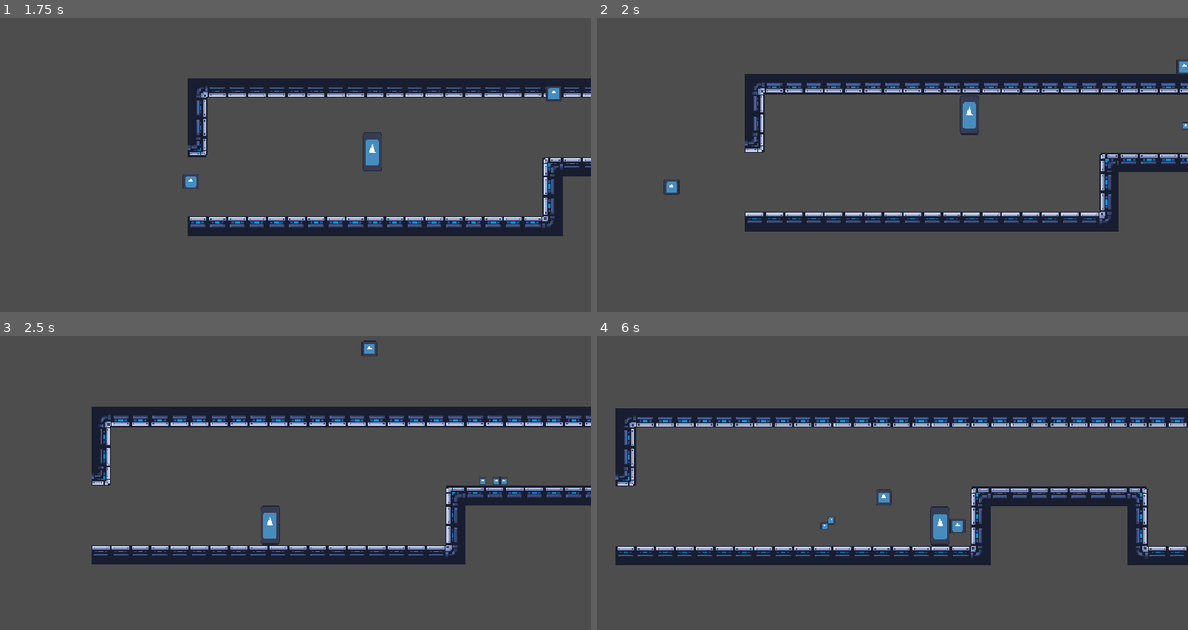
Above: before the commit, frames 1-4 (two rows, left to right).
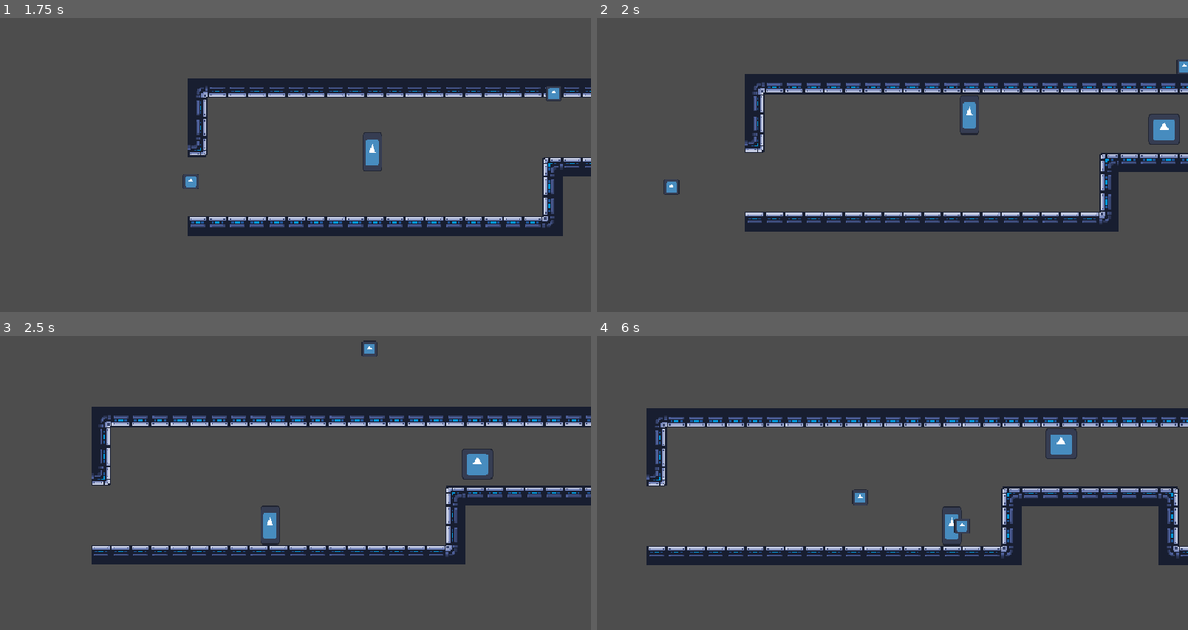
Above: after the commit, the same moments.

Repository: ygda-org/revolver
Game: Godot game, scene res://main/main.tscn
The game is run twice, just before and just after one commit, with the same random seed, the same clock (stepped at 60 frames per second) and the same inputs. The engine's default icon, where the game draws it, is replaced by a stand-in: a white triangle on a blue panel in a dark square.
Inputs (mouse positions are in pixels of both pictures, inside the frame that each line leads up to):
- Up to frame 1 (1.75 s): tap Enter (ui_accept) at 0.5 s; move the mouse to (425, 156) at 0.52 s; hold D (right) from 0.53 s (still down); click (425, 156) at 0.6 s; tap Space (jump) at 0.77, 1.52 s; move the mouse to (177, 191) at 1.27 s; click (177, 191) at 1.35 s
- Up to frame 2 (2 s): keep holding D (right)
- Up to frame 3 (2.5 s): move the mouse to (354, 418) at 2.02 s; release D (right) at 2.03 s; hold A (left) from 2.03 s (still down); click (354, 418) at 2.1 s
- Up to frame 4 (6 s): move the mouse to (862, 556) at 2.77 s; release A (left) at 2.78 s; hold D (right) 2.78-4.28 s; click (862, 556) at 2.85 s; tap Space (jump) at 3.02, 3.77, 4.52 s; move the mouse to (1069, 541) at 3.52 s; click (1069, 541) at 3.6 s; move the mouse to (715, 441) at 4.27 s; hold A (left) 4.28-5.03 s; click (715, 441) at 4.35 s; move the mouse to (922, 491) at 5.02 s; hold D (right) 5.03-5.78 s; click (922, 491) at 5.1 s; move the mouse to (803, 409) at 5.77 s; hold A (left) from 5.78 s (still down); click (803, 409) at 5.85 s

Frame 1 is identical in both runs. In frame 2, 0.3% of the frame differs, in the area x 93-100%, y 32-44%; in frame 3, 0.4%; in frame 4, 9.0%, in the area x 3-100%, y 24-78%.

Commit message:
I made a primal aspid
The players will love us!

Diff:
--- a/assets/tileset.tres
+++ b/assets/tileset.tres
@@ -25,5 +25,5 @@
 2:2/0/physics_layer_0/polygon_0/points = PackedVector2Array(-8, -8, 8, -8, 8, 8, -8, 8)
 
 [resource]
-physics_layer_0/collision_layer = 11
+physics_layer_0/collision_layer = 27
 sources/1 = SubResource("TileSetAtlasSource_ylah7")
--- /dev/null
+++ b/enemies/trishot/shot.gd
@@ -0,0 +1,18 @@
+extends Area2D
+
+const DAMAGE = 10
+const SPEED = 55
+
+var direction: Vector2
+
+func _process(delta):
+	position += direction * SPEED * delta
+
+func _on_body_entered(body):
+	if body is Player:
+		body.hit(DAMAGE)
+	call_deferred("queue_free")
+
+
+func _on_visible_on_screen_notifier_2d_screen_exited():
+	queue_free()
--- /dev/null
+++ b/enemies/trishot/shot.tscn
@@ -0,0 +1,24 @@
+[gd_scene format=3 uid="uid://cidxef737ydfs"]
+
+[ext_resource type="Script" uid="uid://bgwkcmqw8xd37" path="res://enemies/trishot/shot.gd" id="1_3rqhh"]
+[ext_resource type="Texture2D" uid="uid://dlbb2kg1nkspe" path="res://assets/icon.svg" id="1_cajmt"]
+
+[sub_resource type="CircleShape2D" id="CircleShape2D_5kg8m"]
+radius = 5.0
+
+[node name="Shot" type="Area2D" unique_id=1647453385]
+collision_layer = 0
+collision_mask = 20
+script = ExtResource("1_3rqhh")
+
+[node name="Sprite2D" type="Sprite2D" parent="." unique_id=442947805]
+scale = Vector2(0.08, 0.08)
+texture = ExtResource("1_cajmt")
+
+[node name="CollisionShape2D" type="CollisionShape2D" parent="." unique_id=2131778264]
+shape = SubResource("CircleShape2D_5kg8m")
+
+[node name="VisibleOnScreenNotifier2D" type="VisibleOnScreenNotifier2D" parent="." unique_id=2042549042]
+
+[connection signal="body_entered" from="." to="." method="_on_body_entered"]
+[connection signal="screen_exited" from="VisibleOnScreenNotifier2D" to="." method="_on_visible_on_screen_notifier_2d_screen_exited"]
--- /dev/null
+++ b/enemies/trishot/trishot.gd
@@ -0,0 +1,35 @@
+extends CharacterBody2D
+
+const SHOT = preload("uid://cidxef737ydfs")
+
+const SPEED = 60
+const ACCELERATION = 80
+
+const DETECTION_RANGE = 300
+const DESIRED_DISTANCE = 150
+
+func _physics_process(delta):
+	var dist: float = global_position.distance_to(GameState.player.global_position)
+	if dist < DETECTION_RANGE:
+		# fighting
+		if $ShotTimer.is_stopped():
+			$ShotTimer.start()
+		var direction: Vector2 = global_position.direction_to(GameState.player.global_position)
+		if dist > DESIRED_DISTANCE:
+			velocity = velocity.move_toward(direction*SPEED, ACCELERATION*delta)
+		else:
+			velocity = velocity.move_toward(-direction*SPEED, ACCELERATION*delta)
+	else:
+		# wandering
+		velocity = velocity.move_toward(Vector2.ZERO, ACCELERATION*delta)
+	move_and_slide()
+
+func _on_shot_timer_timeout():
+	if global_position.distance_to(GameState.player.global_position) > DETECTION_RANGE:
+		return
+	var shots = [SHOT.instantiate(),SHOT.instantiate(),SHOT.instantiate()]
+	for i in range(3):
+		shots[i].direction = global_position.direction_to(GameState.player.global_position)
+		shots[i].direction = shots[i].direction.rotated((PI/6)*(i-1))
+		shots[i].global_position = global_position
+		get_parent().add_child(shots[i])
--- /dev/null
+++ b/enemies/trishot/trishot.tscn
@@ -0,0 +1,27 @@
+[gd_scene format=3 uid="uid://bjxissut13r5b"]
+
+[ext_resource type="Script" uid="uid://c6va2crrhqppx" path="res://enemies/trishot/trishot.gd" id="1_x23fc"]
+[ext_resource type="Texture2D" uid="uid://dlbb2kg1nkspe" path="res://assets/icon.svg" id="2_3v7li"]
+[ext_resource type="PackedScene" uid="uid://d3jnp7vef3gti" path="res://enemies/enemy_component.tscn" id="3_gicyq"]
+
+[sub_resource type="CircleShape2D" id="CircleShape2D_3v7li"]
+radius = 13.038404
+
+[node name="Trishot" type="CharacterBody2D" unique_id=884423335]
+collision_layer = 3
+script = ExtResource("1_x23fc")
+
+[node name="Sprite2D" type="Sprite2D" parent="." unique_id=47451947]
+scale = Vector2(0.2, 0.2)
+texture = ExtResource("2_3v7li")
+
+[node name="CollisionShape2D" type="CollisionShape2D" parent="." unique_id=1446767536]
+shape = SubResource("CircleShape2D_3v7li")
+
+[node name="EnemyComponent" parent="." unique_id=920270805 instance=ExtResource("3_gicyq")]
+
+[node name="ShotTimer" type="Timer" parent="." unique_id=1129894387]
+wait_time = 3.0
+one_shot = true
+
+[connection signal="timeout" from="ShotTimer" to="." method="_on_shot_timer_timeout"]
--- a/main/main.tscn
+++ b/main/main.tscn
@@ -2,14 +2,14 @@
 
 [ext_resource type="PackedScene" uid="uid://dhebim0i23kwq" path="res://player/player.tscn" id="2_pjrb6"]
 [ext_resource type="PackedScene" uid="uid://dnoe8amuqmu6q" path="res://levels/tunnel.tscn" id="3_c651c"]
-[ext_resource type="PackedScene" uid="uid://1qekgha414yp" path="res://enemies/swarm/swarm_spawner.tscn" id="3_xwkvk"]
+[ext_resource type="PackedScene" uid="uid://bjxissut13r5b" path="res://enemies/trishot/trishot.tscn" id="3_xwkvk"]
 
 [node name="Main" type="Node2D" unique_id=1213057778]
 
 [node name="Player" parent="." unique_id=1304598780 instance=ExtResource("2_pjrb6")]
 position = Vector2(21, 73)
 
-[node name="SwarmSpawner" parent="." unique_id=1544831295 instance=ExtResource("3_xwkvk")]
-position = Vector2(370, 49)
+[node name="Tunnel" parent="." unique_id=188045053 instance=ExtResource("3_c651c")]
 
-[node name="Tunnel" parent="." unique_id=188045053 instance=ExtResource("3_c651c")]
+[node name="Trishot" parent="." unique_id=884423335 instance=ExtResource("3_xwkvk")]
+position = Vector2(369, 43)
--- a/player/player.gd
+++ b/player/player.gd
@@ -68,3 +68,6 @@
 			$RecoilLock.start()
 
 	move_and_slide()
+
+func hit(dmg):
+	pass
--- a/project.godot
+++ b/project.godot
@@ -54,7 +54,8 @@
 2d_physics/layer_1="Standard Collisions"
 2d_physics/layer_2="Bullet Collisions"
 2d_physics/layer_3="Player Exclusive"
-2d_physics/layer_4="Walls2"
+2d_physics/layer_4="Walls2 (swarm)"
+2d_physics/layer_5="Walls3 (enemy bullets)"
 
 [physics]
 
Not shown, added: enemies/trishot/shot.gd.uid
Not shown, added: enemies/trishot/trishot.gd.uid
